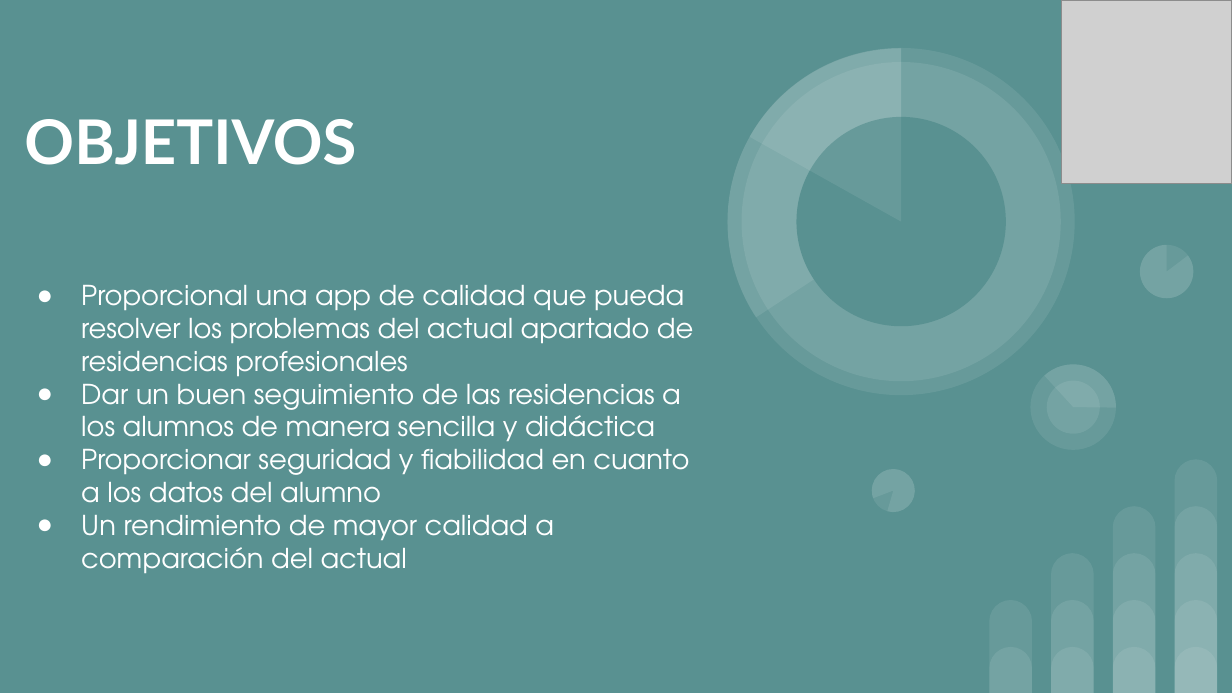
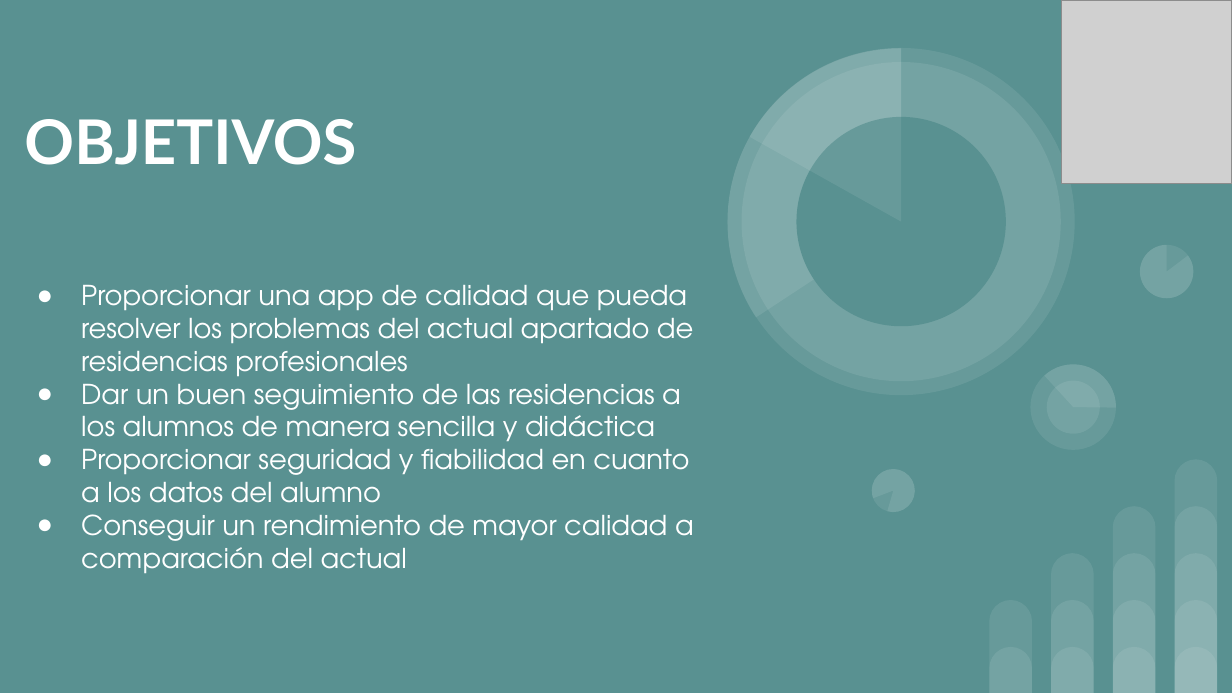
Before and after one commit to YASG07/MiTec-ResidenciasProfesionales, a slide deck: slide 6 of MiTec-Residencias Profesionales.pptx. Drawn at 1232x693 pixels with LibreOffice and Linux fonts; fonts in the diff are those of the drawing; grey boxes stand for pictures. Boxes give left, top, right and bottom in pixels: in the first picture for what was removed or moved away, otherwise in the second. Text is boxed around its words. In the diff, an @@ line names an element or a change of style, - is before the commit and + after.

```diff
--- a/MiTec-Residencias Profesionales.pptx
+++ b/MiTec-Residencias Profesionales.pptx
@@ subtitle at bbox=[81, 285, 693, 377]: text changed @@
-● Proporcional una app de calidad que pueda resolver los problemas del actual apartado de residencias profesionales
+● Proporcionar una app de calidad que pueda resolver los problemas del actual apartado de residencias profesionales
@@ subtitle at bbox=[81, 514, 694, 574]: text changed @@
-● Un rendimiento de mayor calidad a comparación del actual
+● Conseguir un rendimiento de mayor calidad a comparación del actual
```
Also in this commit, not shown: 12 other files.
